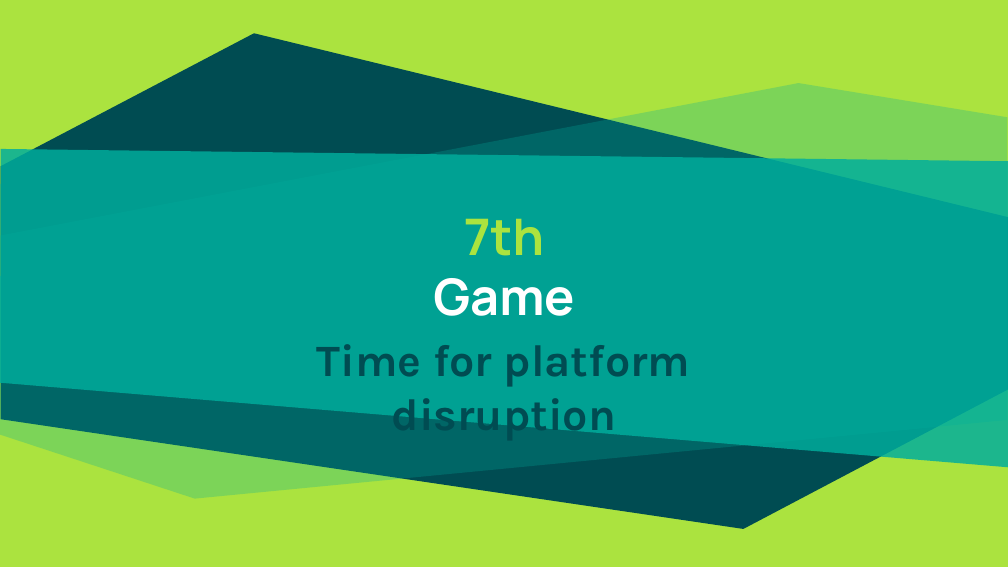
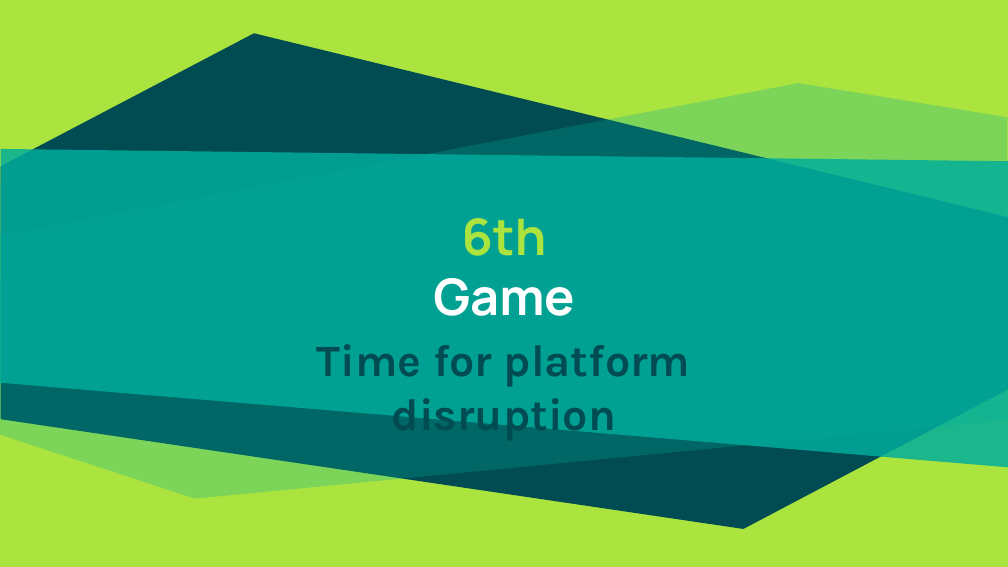
Before and after one commit to patrocinio/chaos-monkey-playing-ping-pong, a slide deck: slide 26 of v2/Presentation/Kubernetes-Resilience.pptx. Drawn at 1008x567 pixels with LibreOffice and Linux fonts; fonts in the diff are those of the drawing. Boxes give left, top, right and bottom in pixels: in the first picture for what was removed or moved away, otherwise in the second. Text is boxed around its words. In the diff, an @@ line names an element or a change of style, - is before the commit and + after.

Commit message:
Refine Game 1

```diff
--- a/v2/Presentation/Kubernetes-Resilience.pptx
+++ b/v2/Presentation/Kubernetes-Resilience.pptx
@@ title at box(462, 218, 547, 256): text changed @@
-7th
+6th
```
Also in this commit, not shown: 3 other files.
